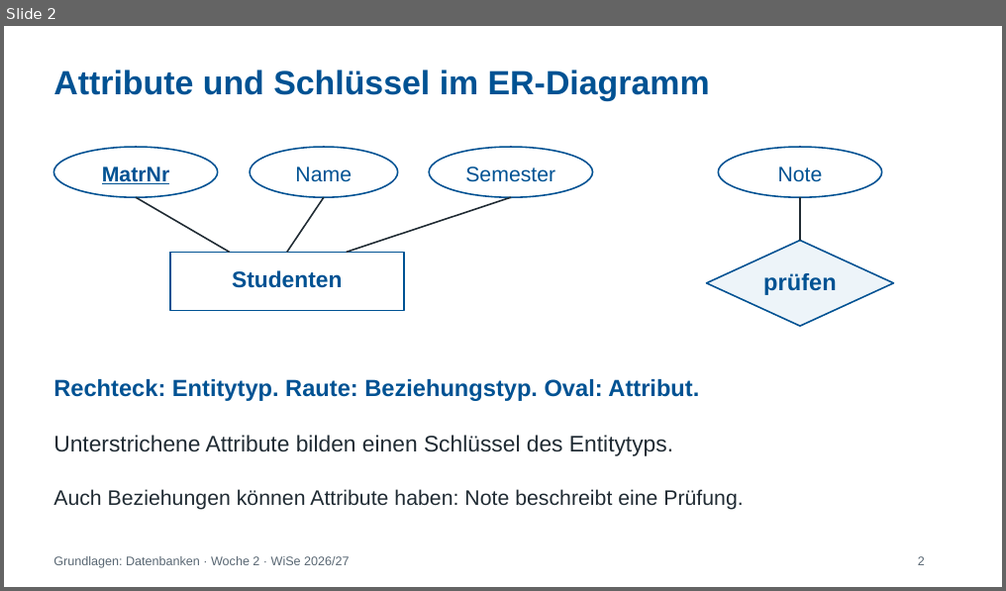
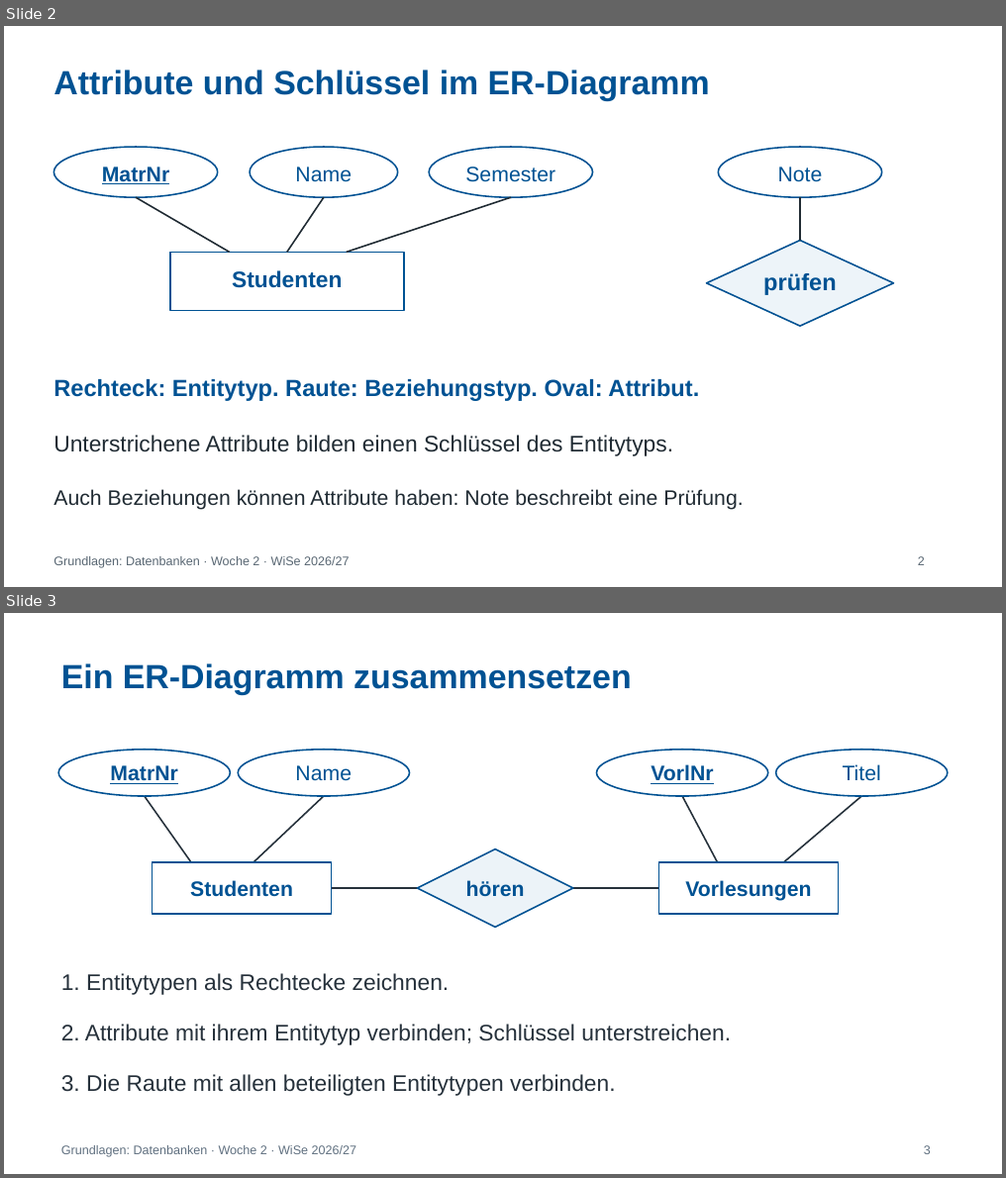
Before and after one commit to IlyaKats2005/GDB_2026-2027_Tutorium, a slide deck: folien/Woche_2_ER_Modell_Kardinalitaeten.pptx. Shown one above the other, each under a label of ours: slide 2 before the commit, slides 2 and 3 after it. The pictures are 1006x591 and 1006x1178 pixels, drawn with LibreOffice and Linux fonts; fonts in the diff are those of the drawing. Boxes give left, top, right and bottom in pixels: in the first picture for what was removed or moved away, otherwise in the second. Text is boxed around its words. In the diff, an @@ line names an element or a change of style, - is before the commit and + after.

```diff
--- a/folien/Woche_2_ER_Modell_Kardinalitaeten.pptx
+++ b/folien/Woche_2_ER_Modell_Kardinalitaeten.pptx
@@ slide 3 added at [4,613,1002,1174], background #FFFFFF @@
@@ text added at [61,663,632,695], 32.2 pt, text #005293, bold @@
+Ein ER-Diagramm zusammensetzen
@@ ellipse added at [58,750,230,796], fill #FFFFFF, outline #005293 1.5 pt, 20.2 pt, text #005293, bold, underline @@
+MatrNr
@@ ellipse added at [238,750,409,796], fill #FFFFFF, outline #005293 1.5 pt, 20.2 pt, text #005293 @@
+Name
@@ ellipse added at [597,750,768,796], fill #FFFFFF, outline #005293 1.5 pt, 20.2 pt, text #005293, bold, underline @@
+VorlNr
@@ ellipse added at [776,750,947,796], fill #FFFFFF, outline #005293 1.5 pt, 20.2 pt, text #005293 @@
+Titel
@@ line added from (144, 796) to (191, 862), #26313B 1.5 pt @@
@@ line added from (324, 796) to (253, 862), #26313B 1.5 pt @@
@@ line added from (682, 796) to (718, 862), #26313B 1.5 pt @@
@@ line added from (862, 796) to (784, 862), #26313B 1.5 pt @@
@@ diamond added at [417,850,573,928], fill #ECF3F8, outline #005293 1.5 pt @@
@@ rectangle added at [152,862,332,914], fill #FFFFFF, outline #005293 1.5 pt, 20.2 pt, text #005293, bold @@
+Studenten
@@ rectangle added at [659,862,839,914], fill #FFFFFF, outline #005293 1.5 pt, 20.2 pt, text #005293, bold @@
+Vorlesungen
@@ line added from (332, 888) to (417, 888), #26313B 1.5 pt @@
@@ text added at [466,880,525,897], 20.2 pt, text #005293, bold @@
+hören
@@ line added from (573, 888) to (659, 888), #26313B 1.5 pt @@
@@ text added at [61,973,450,995], 21.8 pt, text #26313B @@
+1. Entitytypen als Rechtecke zeichnen.
@@ text added at [61,1024,731,1046], 21.8 pt, text #26313B @@
+2. Attribute mit ihrem Entitytyp verbinden; Schlüssel unterstreichen.
@@ text added at [61,1074,615,1096], 21.8 pt, text #26313B @@
+3. Die Raute mit allen beteiligten Entitytypen verbinden.
@@ text added at [61,1146,356,1157], 12 pt, text #607080 @@
+Grundlagen: Datenbanken · Woche 2 · WiSe 2026/27
@@ text added at [924,1146,931,1155], 12 pt, text #607080 @@
+3
```
Also in this commit, not shown: 15 slides changed, 12 other slides added.
